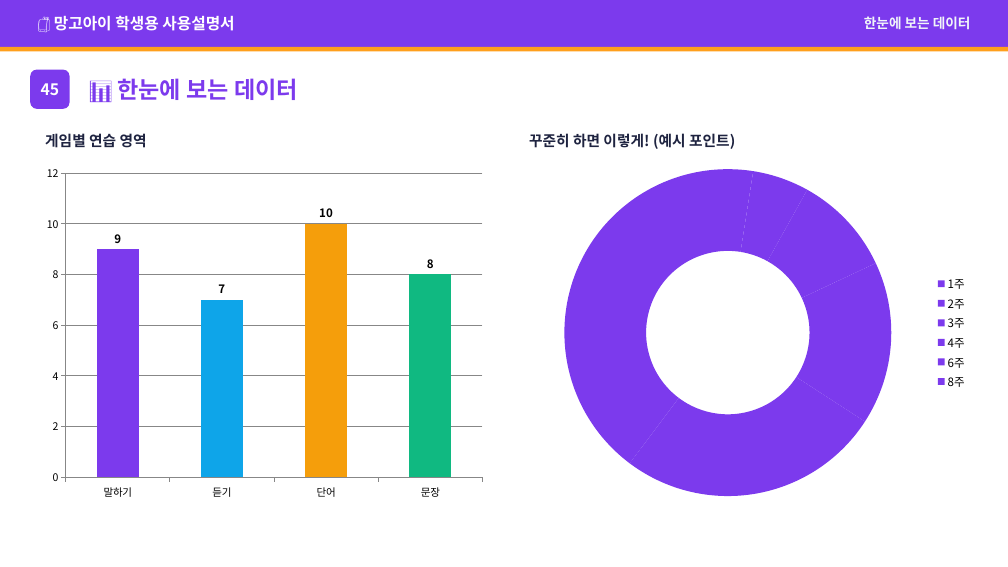
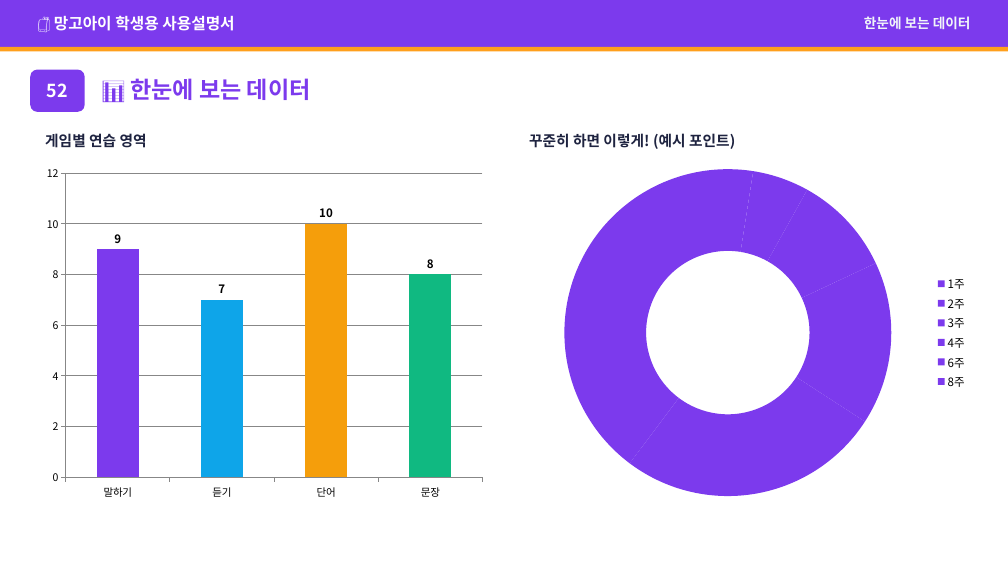
Before and after one commit to navy111p-sudo/mangoiweb, a slide deck: slide 56 of cloudflare-deploy/public/library/student/student-kr.pptx (slide 48 before the commit). Drawn at 1008x567 pixels with LibreOffice and Linux fonts; fonts in the diff are those of the drawing. Boxes give left, top, right and bottom in pixels: in the first picture for what was removed or moved away, otherwise in the second. Text is boxed around its words. In the diff, an @@ line names an element or a change of style, - is before the commit and + after.

```diff
--- a/cloudflare-deploy/public/library/student/student-kr.pptx
+++ b/cloudflare-deploy/public/library/student/student-kr.pptx
@@ rounded rectangle: place and size @@
-rounded rectangle at [30,70,70,109]
+rounded rectangle at [30,70,85,112]
@@ text removed at [41,83,60,95] @@
-45
@@ text added at [47,83,68,97], 17 pt, text #FFFFFF, bold @@
+52
@@ text "📊 한눈에 보는 데이터": place and size @@
-text "📊 한눈에 보는 데이터" at [117,78,298,100]
+text "📊 한눈에 보는 데이터" at [130,78,311,100]
```
Also in this commit, not shown: 5 other slides changed, 8 slides added, 33 other files.
